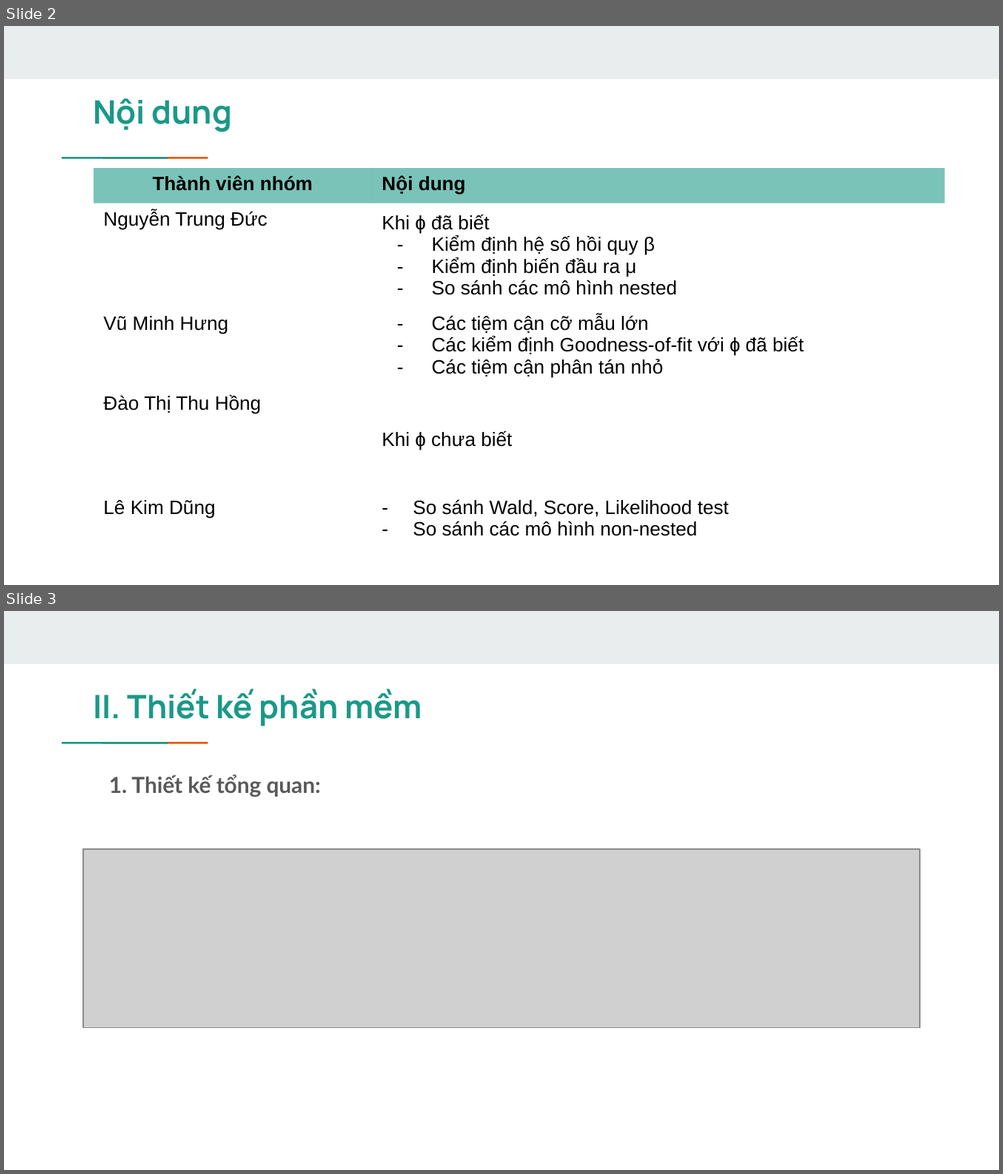
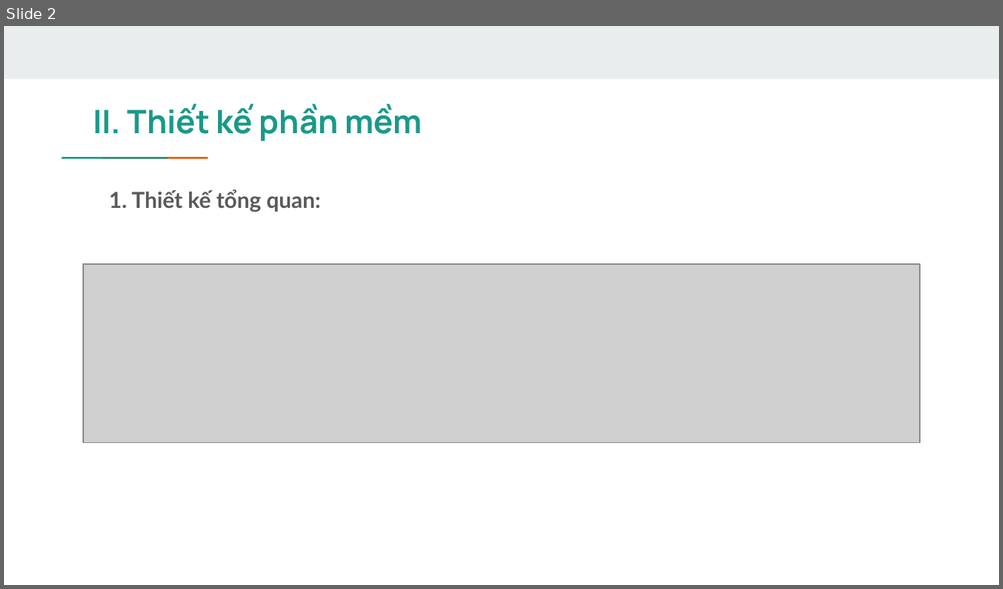
Before and after one commit to hungvm2/retail_store_analytics, a slide deck: Presentation slide.pptx. Shown one above the other, each under a label of ours: slides 2 and 3 before the commit, slide 2 after it. The pictures are 1003x1174 and 1003x589 pixels, drawn with LibreOffice and Linux fonts; fonts in the diff are those of the drawing; grey boxes stand for pictures. Boxes give left, top, right and bottom in pixels: in the first picture for what was removed or moved away, otherwise in the second. Text is boxed around its words. In the diff, an @@ line names an element or a change of style, - is before the commit and + after.

```diff
--- a/Presentation slide.pptx
+++ b/Presentation slide.pptx
@@ slide 2 removed at bbox=[4, 26, 999, 585], background #FFFFFF; not listed: 3 template elements that a slide beside it also shows @@
@@ title removed at bbox=[93, 99, 233, 132] @@
-Nội dung
@@ table removed at bbox=[94, 168, 945, 549], 5 rows, 2 columns @@
-Thành viên nhóm | Nội dung
-Nguyễn Trung Đức | Khi ɸ đã biết / Kiểm định hệ số hồi quy β / Kiểm định biến đầu ra μ / So sánh các mô hình nested
-Vũ Minh Hưng | Các tiệm cận cỡ mẫu lớn / Các kiểm định Goodness-of-fit với ɸ đã biết / Các tiệm cận phân tán nhỏ
-Đào Thị Thu Hồng | Khi ɸ chưa biết
-Lê Kim Dũng | So sánh Wald, Score, Likelihood test / So sánh các mô hình non-nested
@@ what was slide 3 is now slide 2 @@
```
Also in this commit, not shown: 5 slides changed, 15 slides added, 1 other slide removed, 16 other files.
